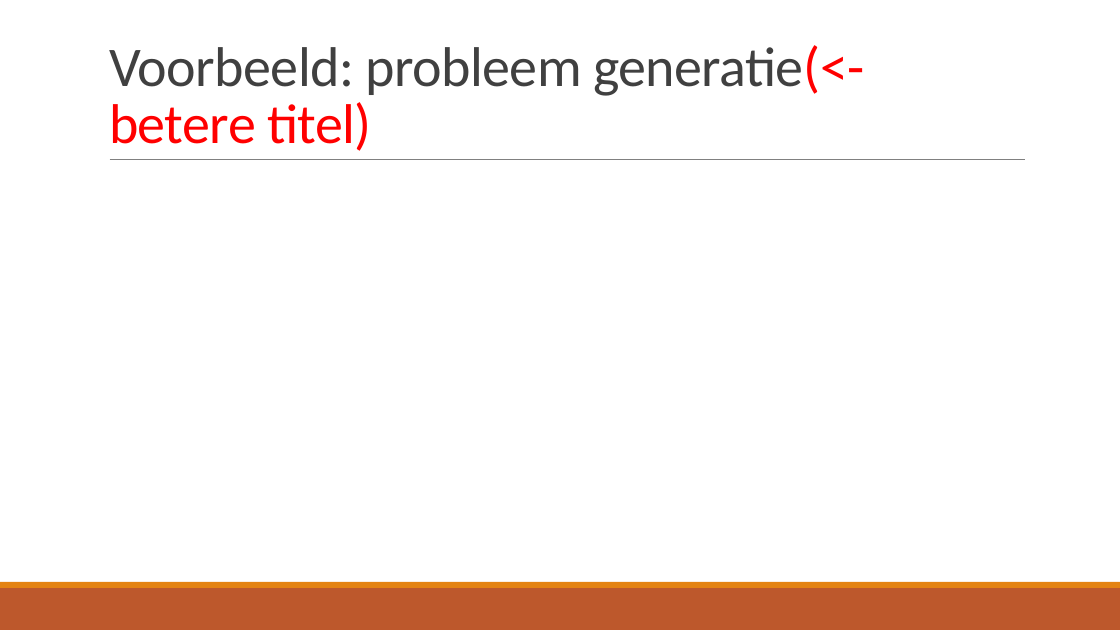
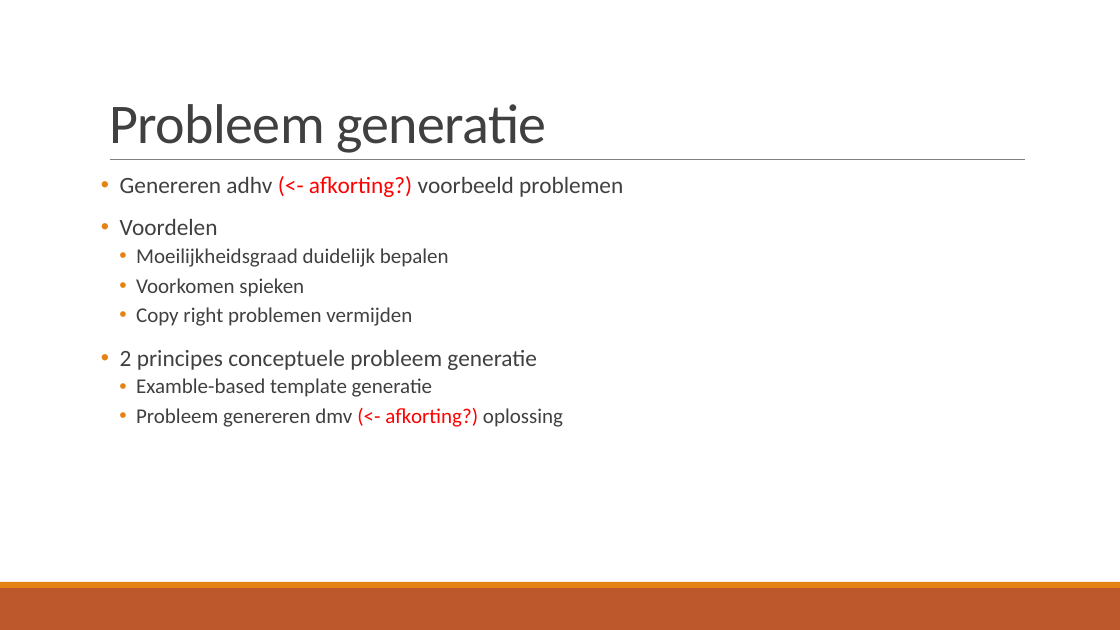
Before and after one commit to TomDeGroote/Bachelorproef, a slide deck: slide 6 of Opdracht 2/Literatuurstudie.pptx. Drawn at 1120x630 pixels with LibreOffice and Linux fonts; fonts in the diff are those of the drawing. Boxes give left, top, right and bottom in pixels: in the first picture for what was removed or moved away, otherwise in the second. Text is boxed around its words. In the diff, an @@ line names an element or a change of style, - is before the commit and + after.

Commit message:
Powerpoint example-based gedeelte vervolledigd

```diff
--- a/Opdracht 2/Literatuurstudie.pptx
+++ b/Opdracht 2/Literatuurstudie.pptx
@@ title at (109, 104, 546, 153): text changed @@
-Voorbeeld: probleem generatie(<- betere titel)
+Probleem generatie
@@ text added at (120, 176, 623, 427), 18 pt, text #404040 @@
+• Genereren adhv (<- afkorting?) voorbeeld problemen
+• Voordelen
+  • Moeilijkheidsgraad duidelijk bepalen
+  • Voorkomen spieken
+  • Copy right problemen vermijden
+• 2 principes conceptuele probleem generatie
+  • Examble-based template generatie
+  • Probleem genereren dmv (<- afkorting?) oplossing
```
Also in this commit, not shown: 4 other slides changed, 1 slide added, 1 slide removed.
